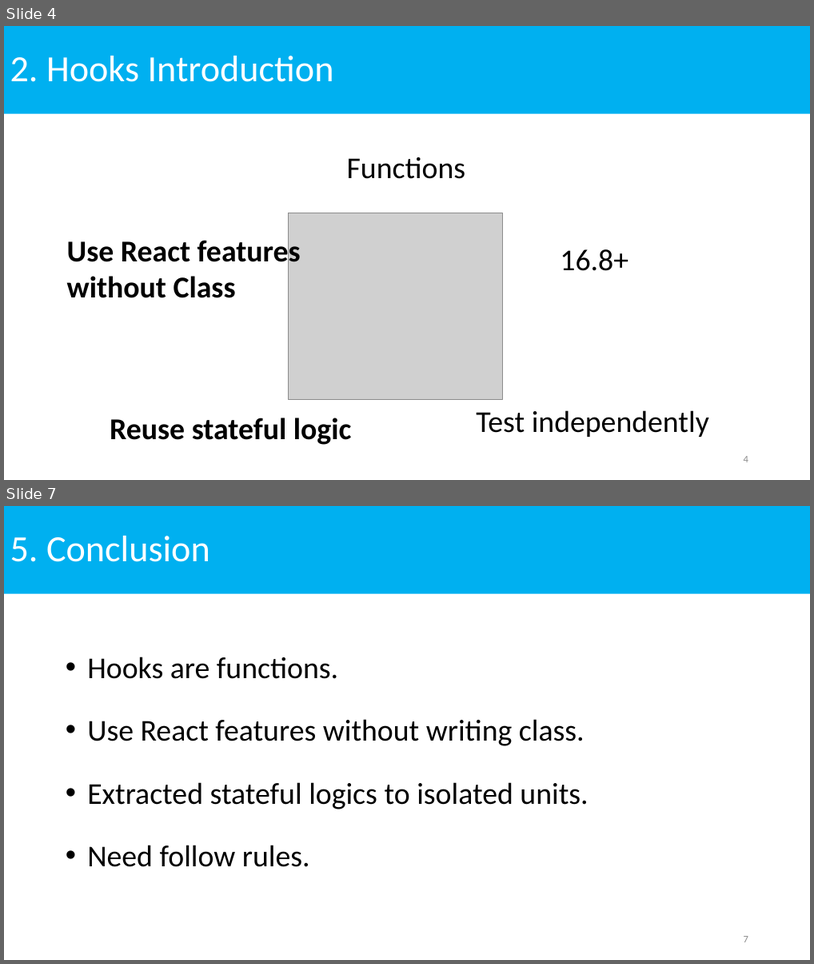
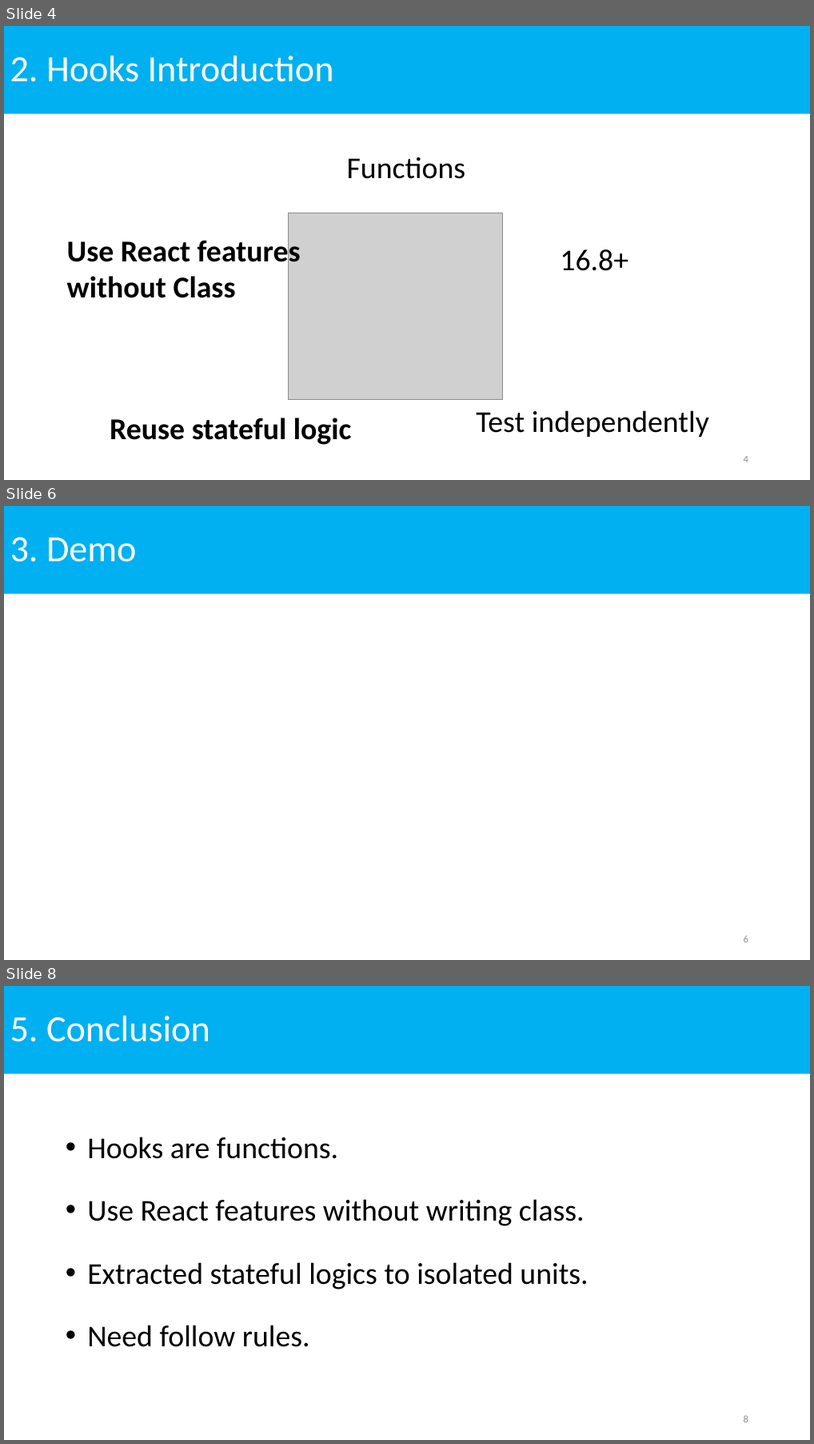
Before and after one commit to NhanHoang8195/react-hook-demo, a slide deck: ReactHooks.pptx. Shown one above the other, each under a label of ours: slides 4 and 7 before the commit, slides 4, 6 and 8 after it; the slides between them are not shown. The pictures are 814x964 and 814x1444 pixels, drawn with LibreOffice and Linux fonts; fonts in the diff are those of the drawing; grey boxes stand for pictures. Boxes give left, top, right and bottom in pixels: in the first picture for what was removed or moved away, otherwise in the second. Text is boxed around its words. In the diff, an @@ line names an element or a change of style, - is before the commit and + after.

```diff
--- a/ReactHooks.pptx
+++ b/ReactHooks.pptx
@@ slide 6 added at (4,506,810,960), background #FFFFFF @@
@@ title added at (4,506,810,594), fill #00B0F0, 44 pt, text #FFFFFF @@
+3. Demo
@@ page number added at (744,935,749,942), 12 pt, text #8C8C8C @@
+6
@@ what was slide 7 is now slide 8 @@
@@ page number at (744,1415,749,1422): text changed @@
-7
+8
```
Also in this commit, not shown: 2 slides changed.
